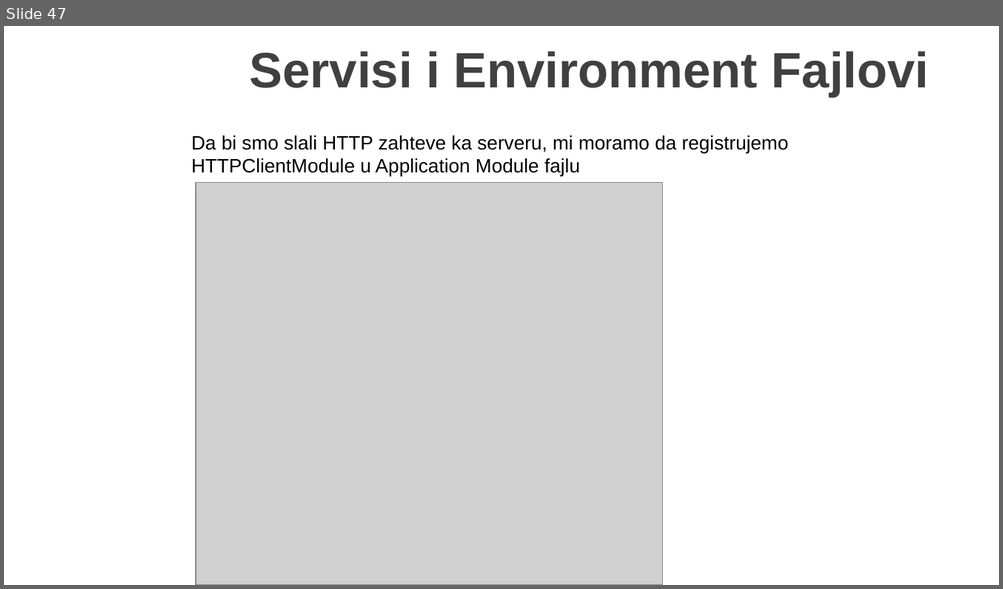
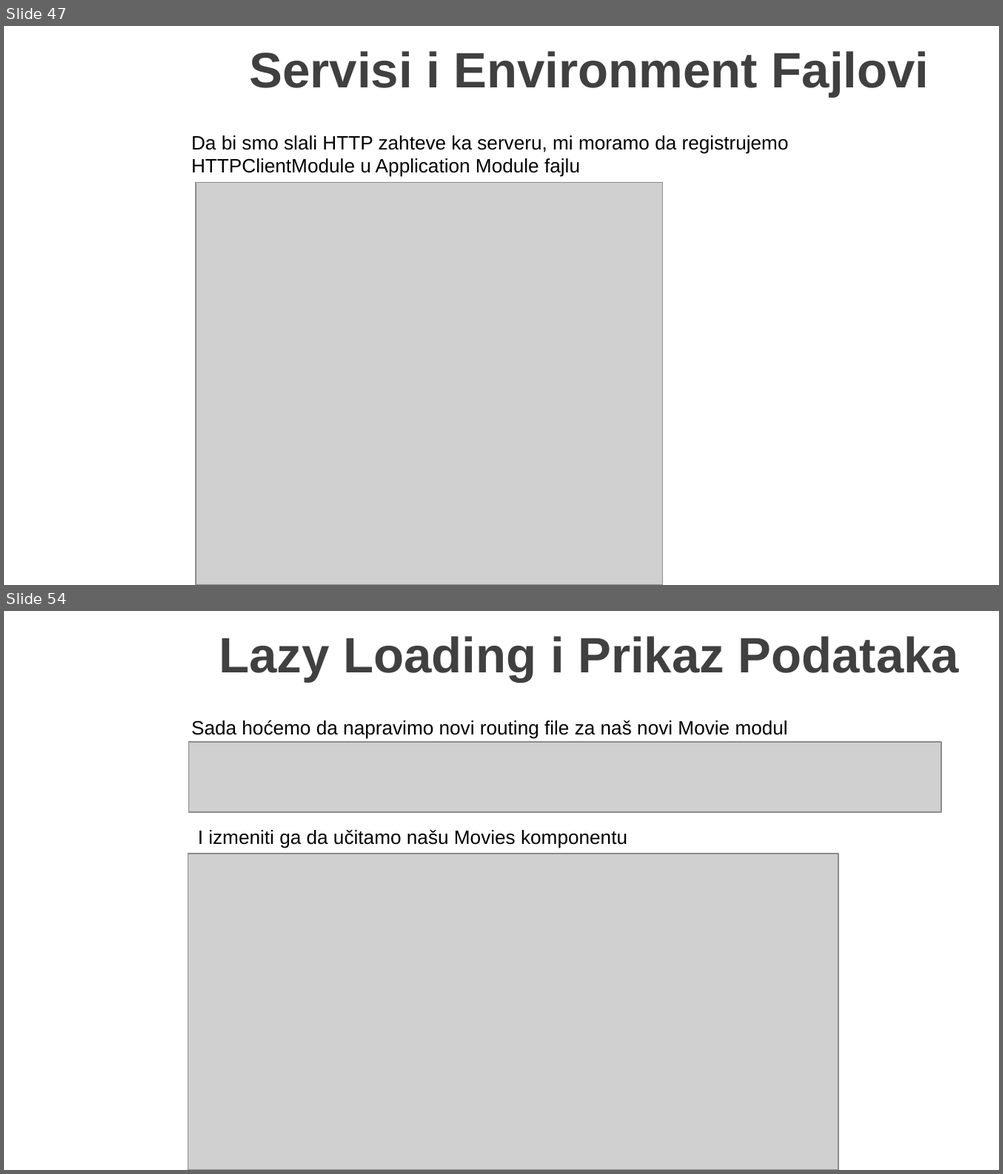
Before and after one commit to MarinkoSpasojevic/predavanje-netcore-angular, a slide deck: .NET Core i Angular Web Dev.pptx. Shown one above the other, each under a label of ours: slide 47 before the commit, slides 47 and 54 after it; the slides between them are not shown. The pictures are 1003x589 and 1003x1174 pixels, drawn with LibreOffice and Linux fonts; fonts in the diff are those of the drawing; grey boxes stand for pictures; background and template pictures are left out. Boxes give left, top, right and bottom in pixels: in the first picture for what was removed or moved away, otherwise in the second. Text is boxed around its words. In the diff, an @@ line names an element or a change of style, - is before the commit and + after.

```diff
--- a/.NET Core i Angular Web Dev.pptx
+++ b/.NET Core i Angular Web Dev.pptx
@@ slide 54 added at <box>4,611,999,1170</box>, background picture (left out) @@
@@ title added at <box>219,636,959,682</box>, 36 pt, text #404040, bold @@
+Lazy Loading i Prikaz Podataka
@@ text added at <box>191,720,788,739</box>, 14 pt, text #000000 @@
+Sada hoćemo da napravimo novi routing file za naš novi Movie modul
@@ picture added at <box>189,742,941,813</box> @@
@@ text added at <box>198,830,627,849</box>, 14 pt, text #000000 @@
+I izmeniti ga da učitamo našu Movies komponentu
@@ picture added at <box>188,854,839,1170</box> @@
```
Also in this commit, not shown: 2 slides changed, 23 other slides added, 1 slide removed, 17 other files.
